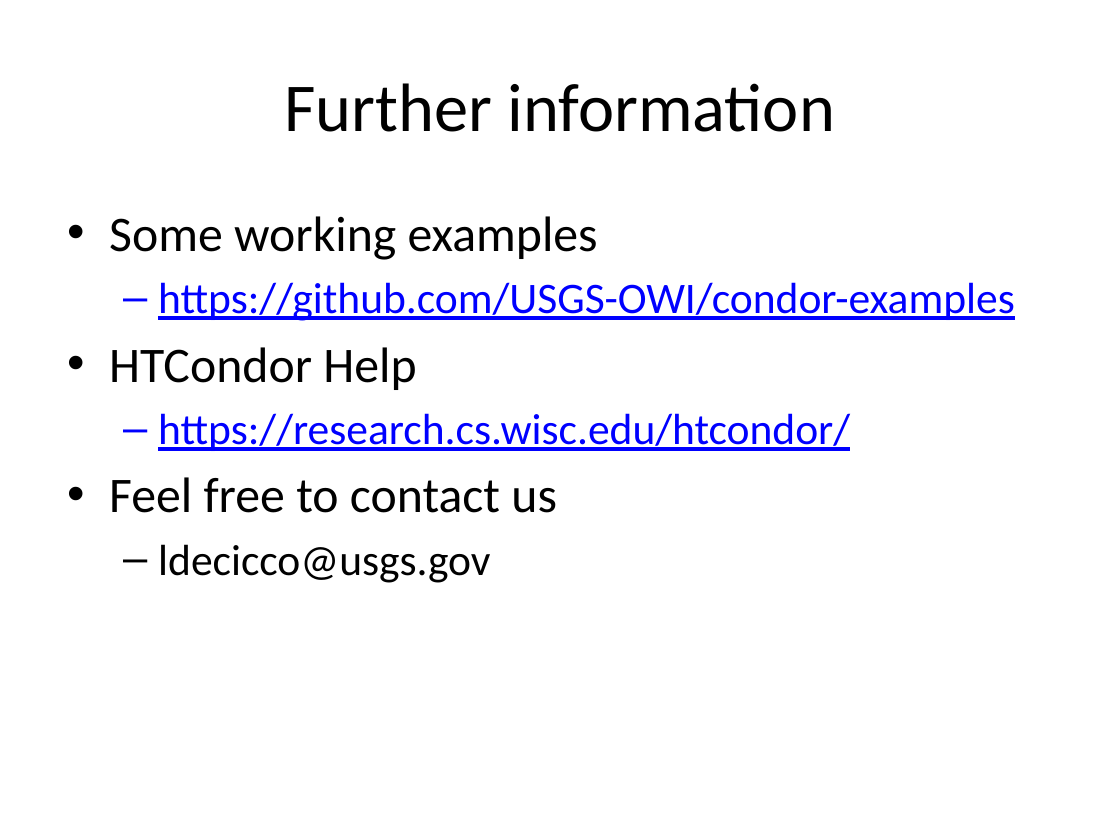
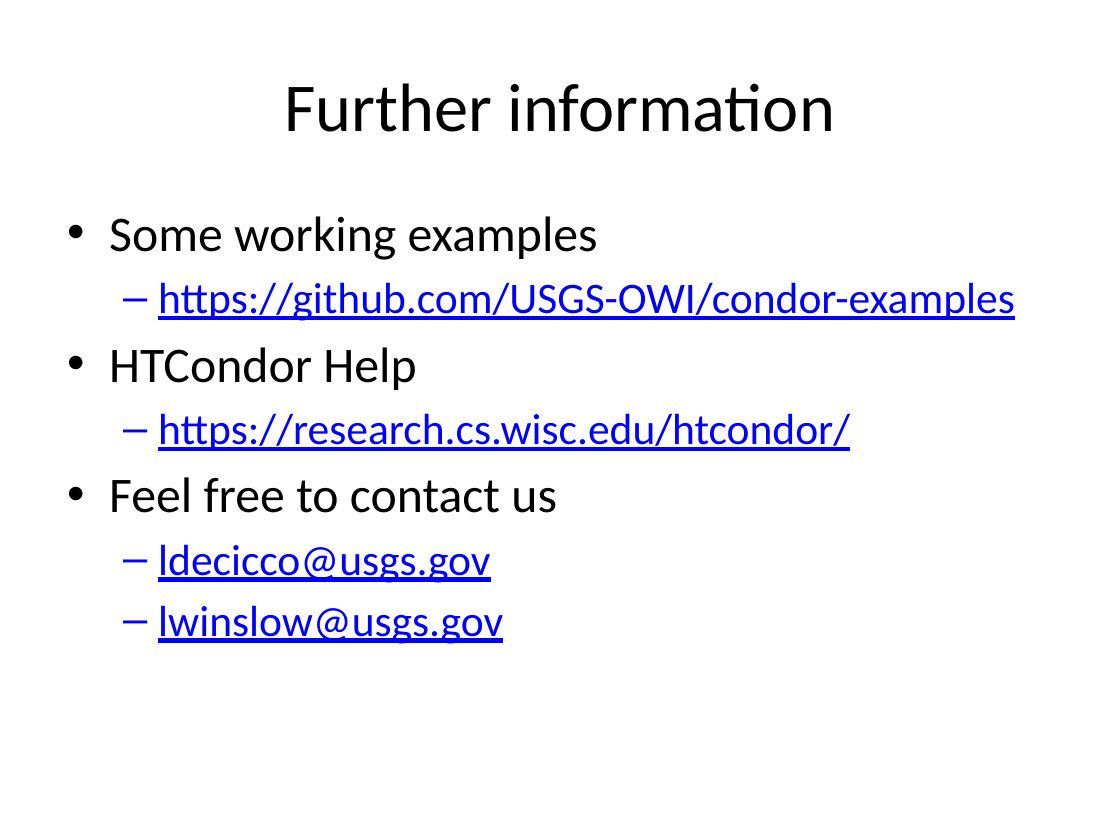
Before and after one commit to USGS-R/a-la-carte, a slide deck: slide 19 of htcondor.pptx. Drawn at 1120x840 pixels with LibreOffice and Linux fonts; fonts in the diff are those of the drawing. Boxes give left, top, right and bottom in pixels: in the first picture for what was removed or moved away, otherwise in the second. Text is boxed around its words. In the diff, an @@ line names an element or a change of style, - is before the commit and + after.

Commit message:
further contact info update

```diff
--- a/htcondor.pptx
+++ b/htcondor.pptx
@@ text at bbox=[158, 544, 490, 583]: text colour #000000 to #0000FF, underline on in "ldecicco@usgs.gov" @@
@@ text at bbox=[158, 605, 503, 644]: paragraph added @@
+  – lwinslow@usgs.gov
```
